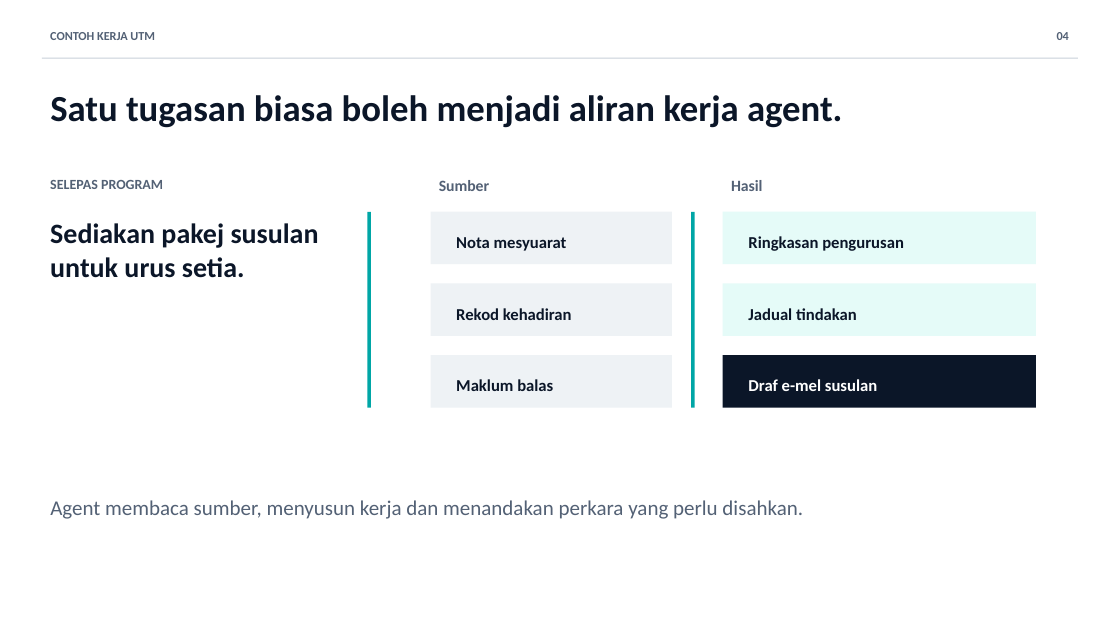
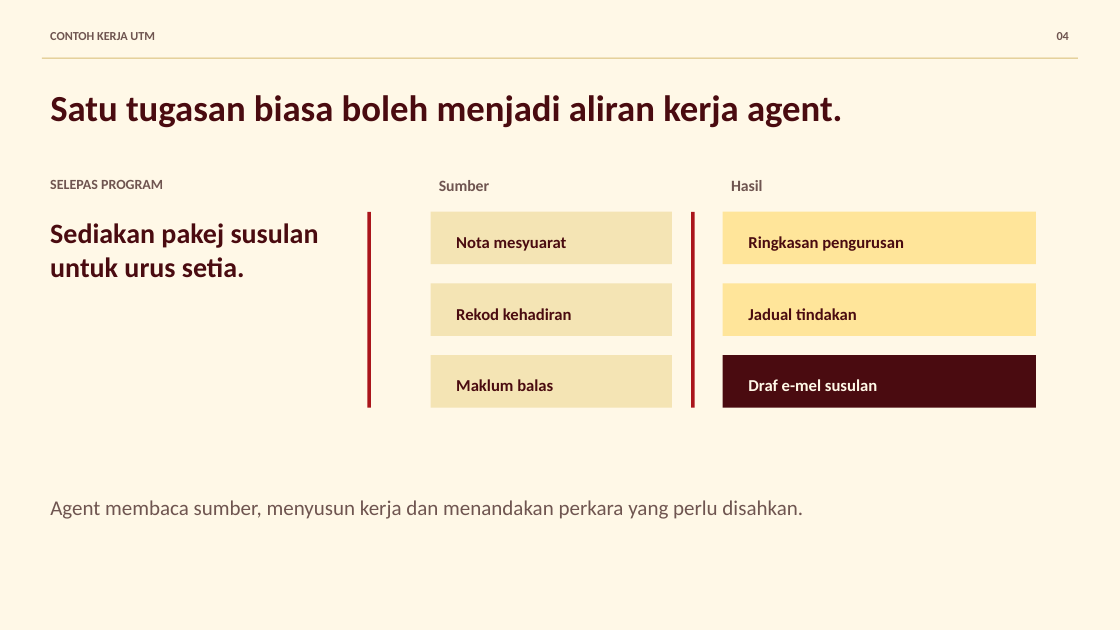
Before and after one commit to drMurtadha/ntw-agentic-ai-2026, a slide deck: slide 4 of assets/NTW-2026-Agentic-AI-Pembukaan-10-Minit.pptx. Drawn at 1120x630 pixels with LibreOffice and Linux fonts; fonts in the diff are those of the drawing. Boxes give left, top, right and bottom in pixels: in the first picture for what was removed or moved away, otherwise in the second. Text is boxed around its words. In the diff, an @@ line names an element or a change of style, - is before the commit and + after.

Commit message:
Restyle training slides with Spain theme

```diff
--- a/assets/NTW-2026-Agentic-AI-Pembukaan-10-Minit.pptx
+++ b/assets/NTW-2026-Agentic-AI-Pembukaan-10-Minit.pptx
@@ background #FFFFFF to #FFF8E7 @@
@@ rectangle at <box>42,58,1078,59</box>: fill #C8D0DA to #D8BD75 @@
@@ rectangle at <box>368,212,371,408</box>: fill #00A6A6 to #AA151B @@
@@ rectangle at <box>691,212,695,408</box>: fill #00A6A6 to #AA151B @@
@@ rectangle at <box>723,212,1036,264</box>: fill #E5FBF8 to #FFE59A @@
@@ rectangle at <box>723,284,1036,336</box>: fill #E5FBF8 to #FFE59A @@
@@ text colour #0B1628 to #4A0B10 in 7 elements at <box>50,95,842,128</box>, <box>50,223,319,278</box>, <box>456,237,567,251</box>, <box>456,308,572,320</box>, <box>456,379,553,391</box>, <box>748,236,904,251</box>, <box>748,308,857,320</box> @@
@@ fill #EEF2F5 to #F4E4B4 in 3 elements at <box>430,212,672,264</box>, <box>430,284,672,336</box>, <box>430,355,672,408</box> @@
@@ rectangle at <box>723,355,1036,408</box>: fill #0B1628 to #4A0B10 @@
@@ text "Draf e-mel susulan" at <box>748,379,877,391</box>: text colour #FFFFFF to #FFF8E7 @@
@@ text colour #536175 to #6F5550 in 6 elements at <box>50,32,155,40</box>, <box>1057,32,1069,40</box>, <box>50,180,163,189</box>, <box>439,180,489,191</box>, <box>731,180,763,191</box>, <box>50,500,803,519</box> @@
```
Also in this commit, not shown: 6 other slides changed, 1 other file.
